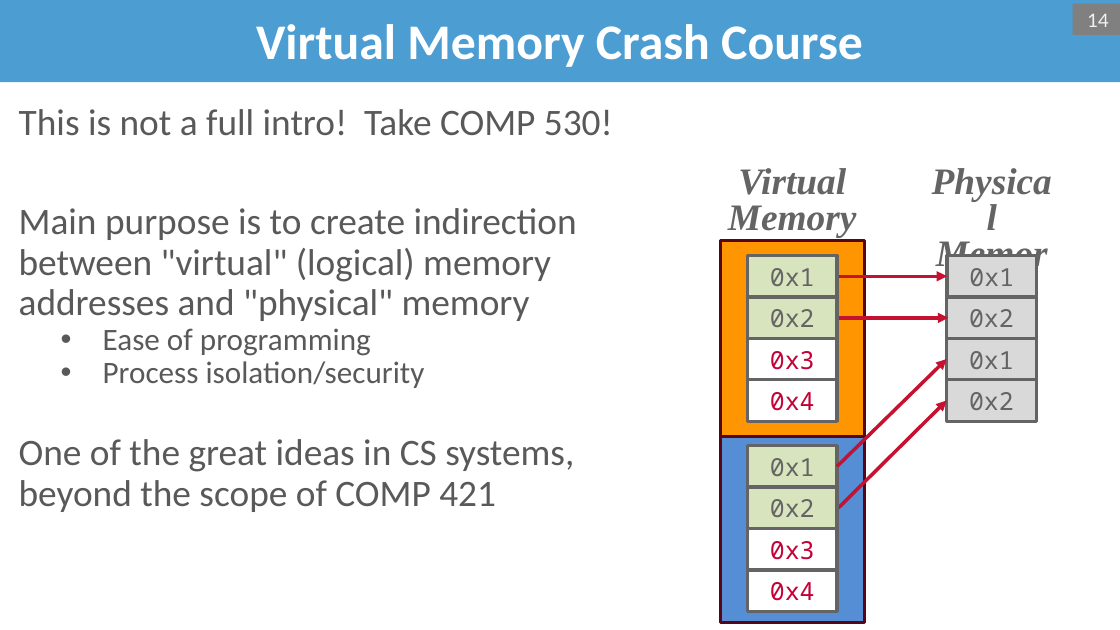
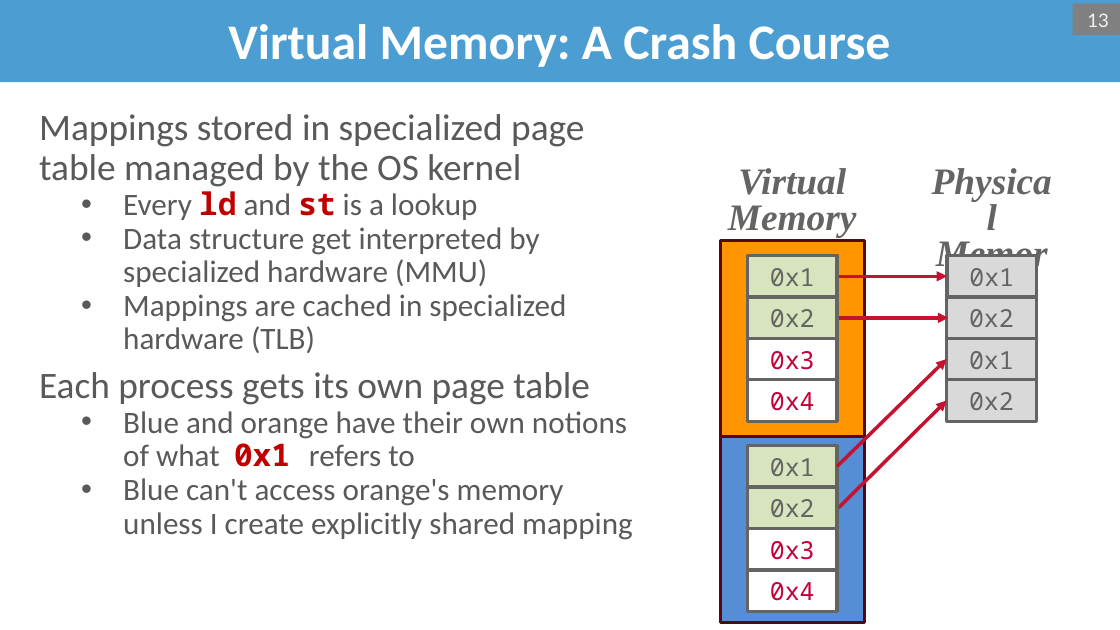
Before and after one commit to bsb20/bsb20.github.io, a slide deck: slide 13 of docs/421_f26/lectures/L5.pptx (slide 14 before the commit). Drawn at 1120x630 pixels with LibreOffice and Linux fonts; fonts in the diff are those of the drawing; background and template pictures are left out. Boxes give left, top, right and bottom in pixels: in the first picture for what was removed or moved away, otherwise in the second. Text is boxed around its words. In the diff, an @@ line names an element or a change of style, - is before the commit and + after.

Commit message:
COMP 421: post L5 slides (bpm)

```diff
--- a/docs/421_f26/lectures/L5.pptx
+++ b/docs/421_f26/lectures/L5.pptx
@@ title at [228, 24, 891, 67]: text changed @@
-Virtual Memory Crash Course
+Virtual Memory: A Crash Course
@@ page number at [1087, 13, 1109, 27]: text changed @@
-14
+13
@@ text removed at [19, 109, 613, 512] @@
-This is not a full intro! Take COMP 530!
-Main purpose is to create indirection between "virtual" (logical) memory addresses and "physical" memory
-  • Ease of programming
-  • Process isolation/security
-One of the great ideas in CS systems, beyond the scope of COMP 421
@@ text added at [39, 114, 633, 540], 20 pt, text #595959 @@
+Mappings stored in specialized page table managed by the OS kernel
+  • Every ld and st is a lookup
+  • Data structure get interpreted by specialized hardware (MMU)
+  • Mappings are cached in specialized hardware (TLB)
+Each process gets its own page table
+  • Blue and orange have their own notions of what 0x1 refers to
+  • Blue can't access orange's memory unless I create explicitly shared mapping
```
Also in this commit, not shown: 8 other slides changed, 1 slide added, 1 slide removed, 1 other file.
